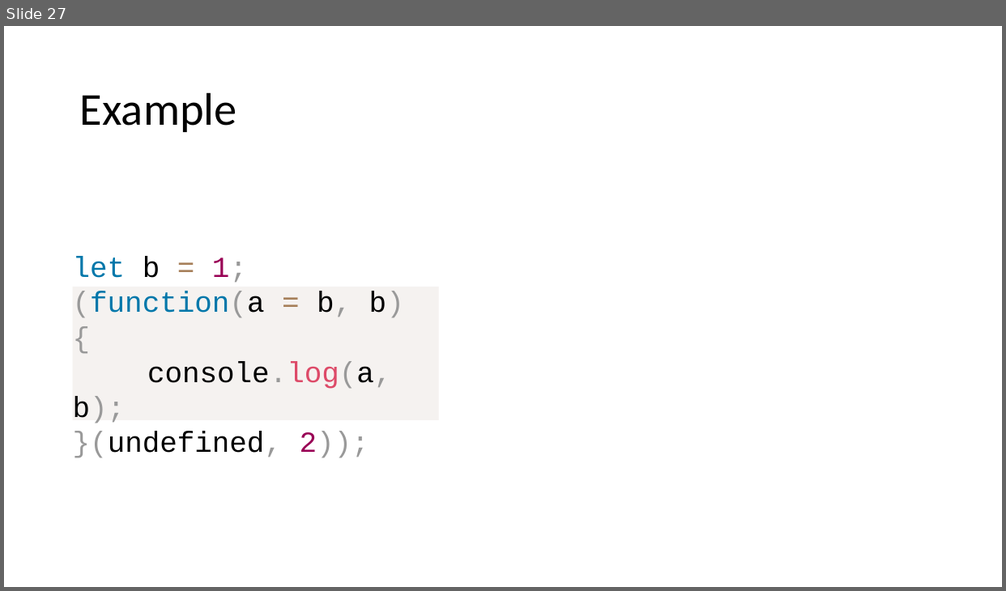
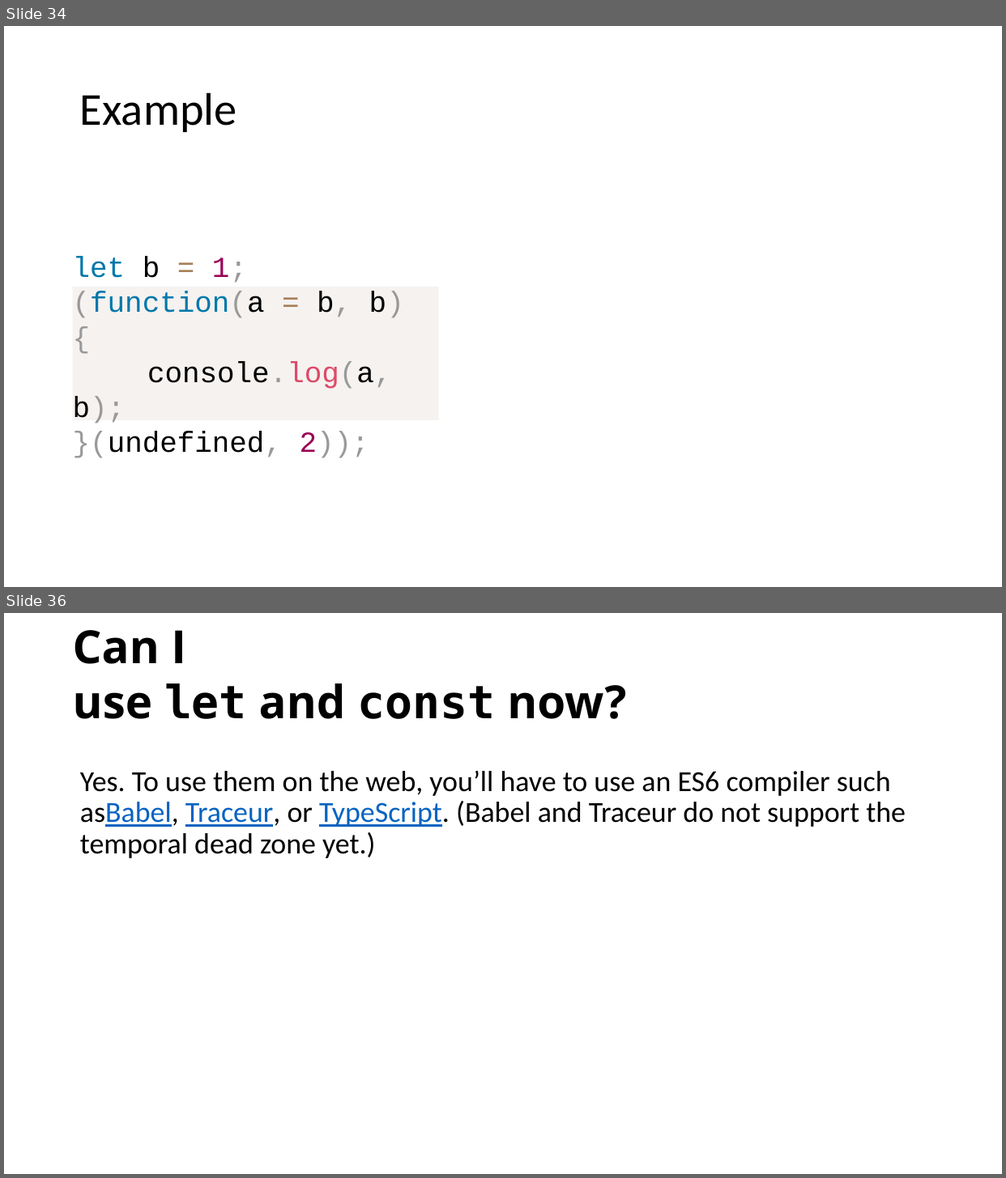
Before and after one commit to dzmitry-varabei/front-end-course, a slide deck: es6/es6.pptx. Shown one above the other, each under a label of ours: slide 27 before the commit, slides 34 and 36 after it; the slides between them are not shown. The pictures are 1006x591 and 1006x1178 pixels, drawn with LibreOffice and Linux fonts; fonts in the diff are those of the drawing. Boxes give left, top, right and bottom in pixels: in the first picture for what was removed or moved away, otherwise in the second. Text is boxed around its words. In the diff, an @@ line names an element or a change of style, - is before the commit and + after.

```diff
--- a/es6/es6.pptx
+++ b/es6/es6.pptx
@@ slide 36 added at box(4, 613, 1002, 1174), background #FFFFFF @@
@@ title added at box(73, 630, 626, 719), 44 pt, text #000000, bold @@
+Can I use let and const now?
@@ text added at box(80, 771, 906, 858), 28 pt, text #000000 @@
+Yes. To use them on the web, you’ll have to use an ES6 compiler such asBabel, Traceur, or TypeScript. (Babel and Traceur do not support the temporal dead zone yet.)
@@ what was slide 27 is now slide 34 @@
```
Also in this commit, not shown: 9 other slides added, 6 other files.
